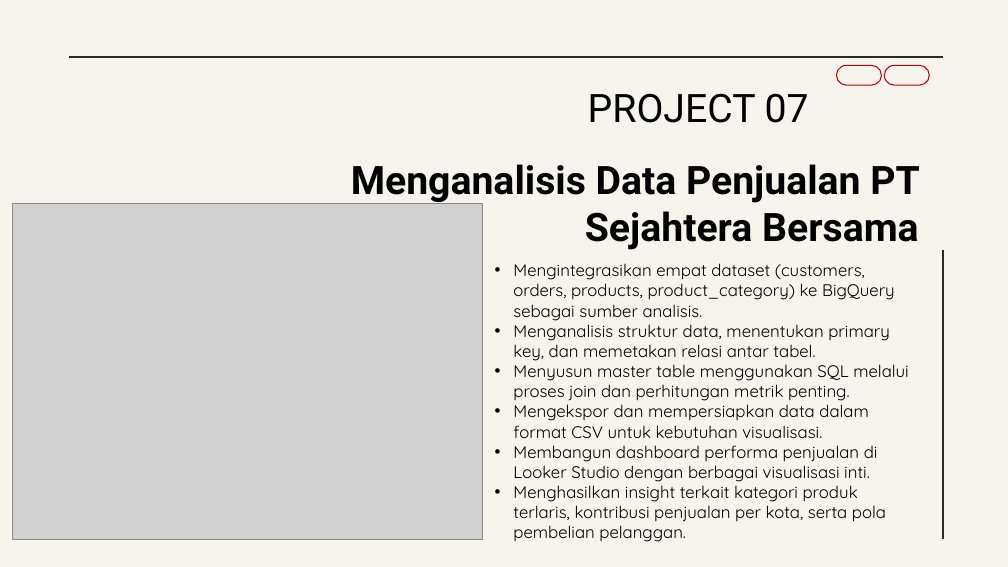
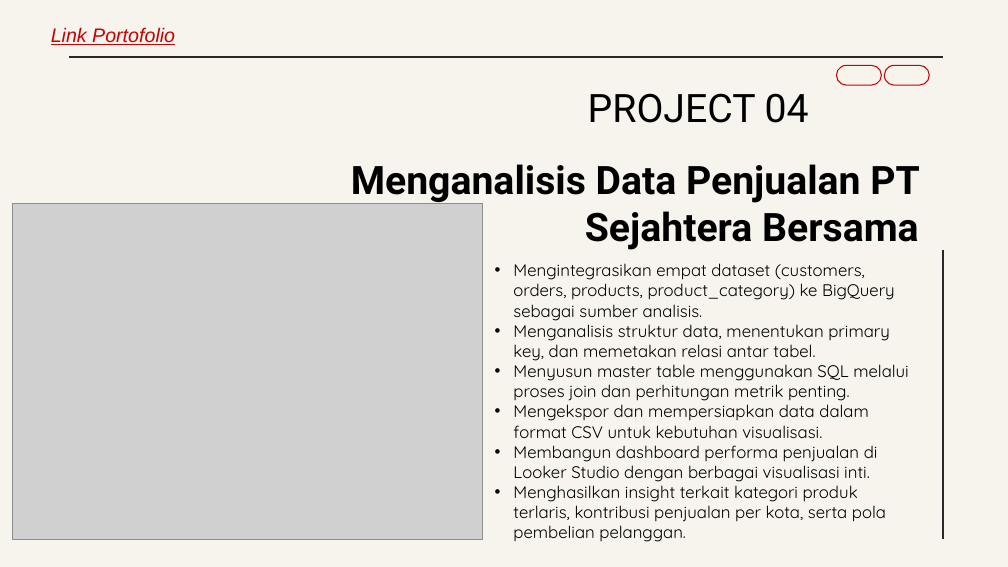
Before and after one commit to DisyaAriza/Project_magang, a slide deck: slide 8 of Portopolio Disya.pptx (slide 11 before the commit). Drawn at 1008x567 pixels with LibreOffice and Linux fonts; fonts in the diff are those of the drawing; grey boxes stand for pictures. Boxes give left, top, right and bottom in pixels: in the first picture for what was removed or moved away, otherwise in the second. Text is boxed around its words. In the diff, an @@ line names an element or a change of style, - is before the commit and + after.

```diff
--- a/Portopolio Disya.pptx
+++ b/Portopolio Disya.pptx
@@ text added at <box>51,27,175,45</box>, 14 pt, text #CC0000, italic, underline @@
+Link Portofolio
@@ title at <box>588,93,809,123</box>: text changed @@
-PROJECT 07
+PROJECT 04
```
Also in this commit, not shown: 9 other slides changed, 1 slide added, 2 slides removed, 1 other file.
